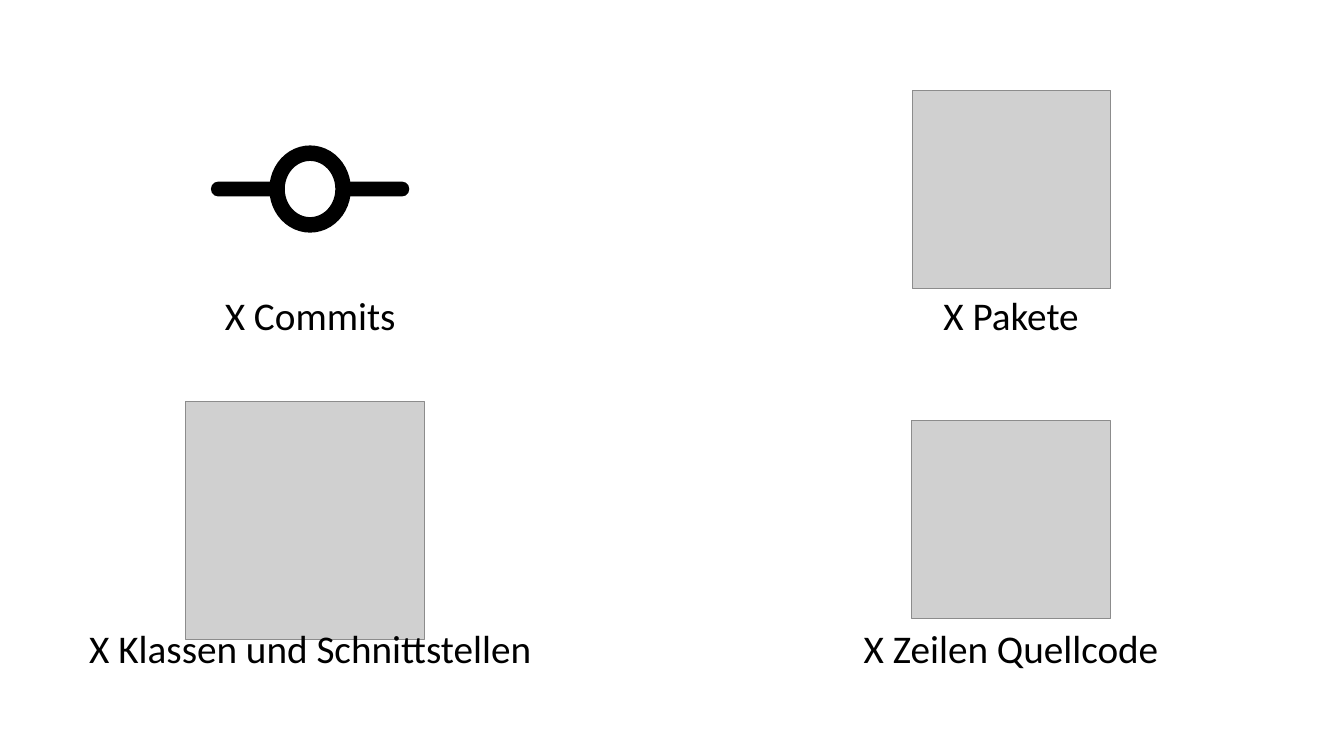
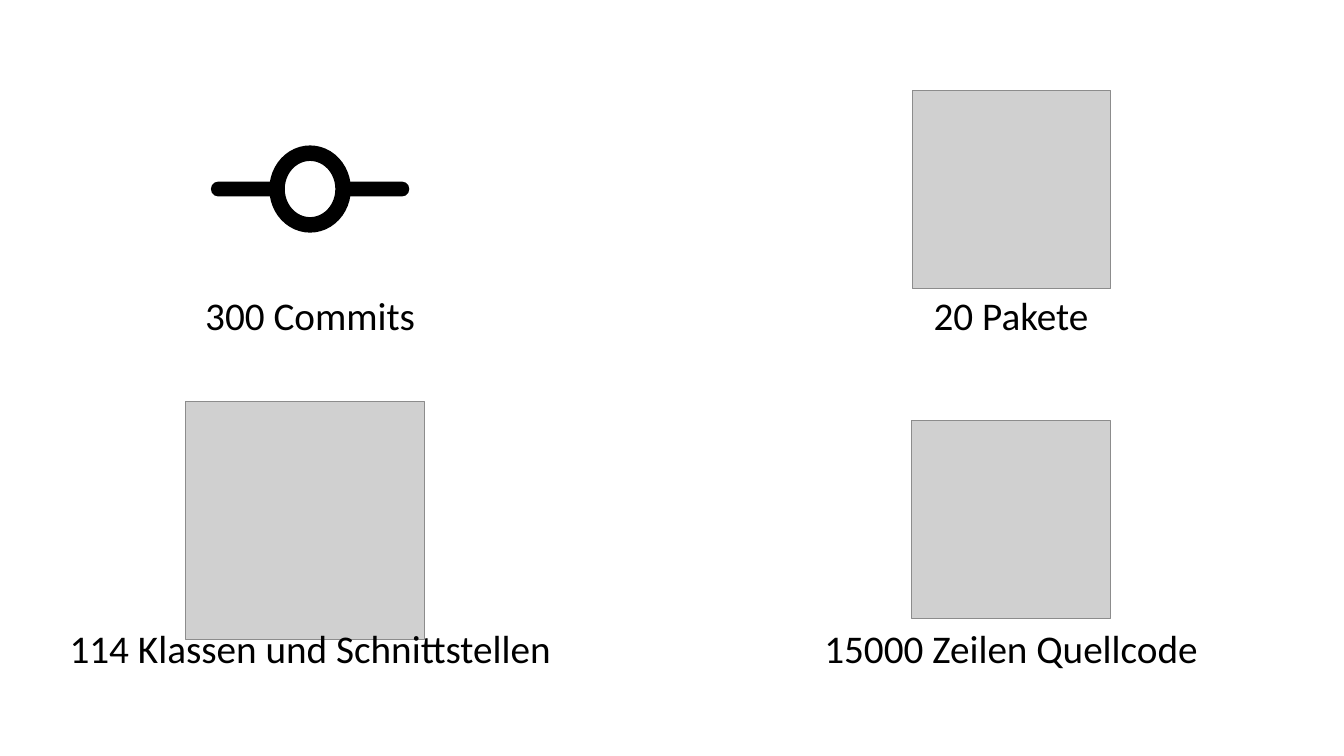
Before and after one commit to ChristianSchorr/repeated_games_pse, a slide deck: slide 2 of Dokumente/Implementierung/Präsentation/Präsentation.pptx. Drawn at 1344x756 pixels with LibreOffice and Linux fonts; fonts in the diff are those of the drawing; grey boxes stand for pictures. Boxes give left, top, right and bottom in pixels: in the first picture for what was removed or moved away, otherwise in the second. Text is boxed around its words. In the diff, an @@ line names an element or a change of style, - is before the commit and + after.

```diff
--- a/Dokumente/Implementierung/Präsentation/Präsentation.pptx
+++ b/Dokumente/Implementierung/Präsentation/Präsentation.pptx
@@ text at box(205, 303, 416, 331): text changed @@
-X Commits
+300 Commits
@@ text at box(934, 302, 1088, 331): text changed @@
-X Pakete
+20 Pakete
@@ text at box(70, 630, 551, 664): text changed @@
-X Klassen und Schnittstellen
+114 Klassen und Schnittstellen
@@ text at box(824, 635, 1197, 669): text changed @@
-X Zeilen Quellcode
+15000 Zeilen Quellcode
```
